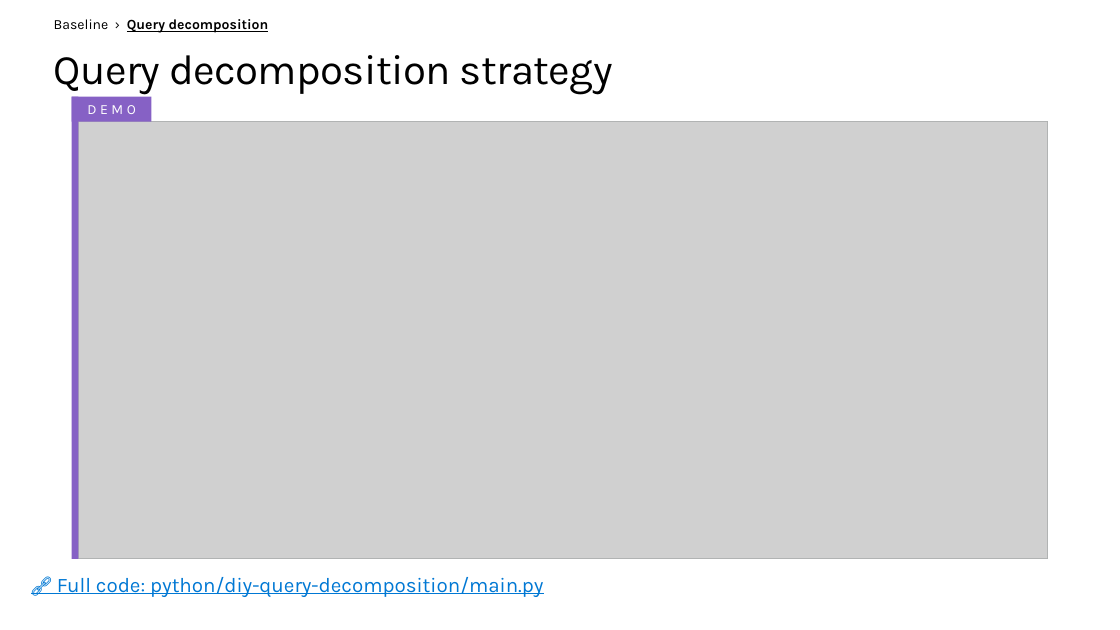
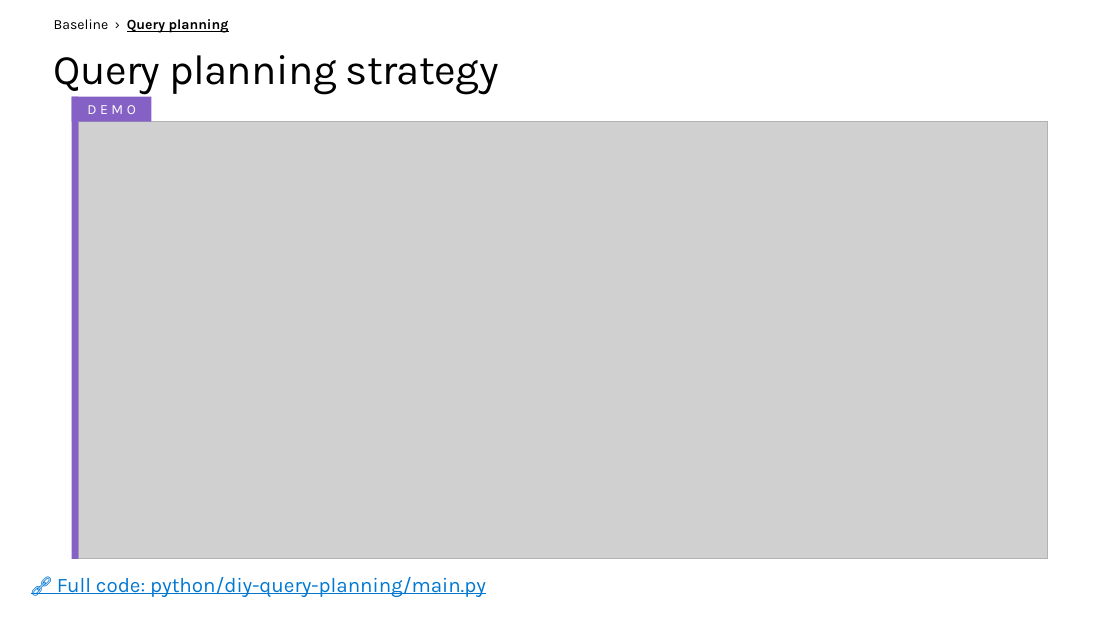
Before and after one commit to microsoft/ignite26-BRK300-building-agentic-retrieval-from-diy-to-foundry-iq, a slide deck: slide 15 of IgniteBRK300-WorkingDeck.pptx. Drawn at 1120x630 pixels with LibreOffice and Linux fonts; fonts in the diff are those of the drawing; grey boxes stand for pictures; background and template pictures are left out. Boxes give left, top, right and bottom in pixels: in the first picture for what was removed or moved away, otherwise in the second. Text is boxed around its words. In the diff, an @@ line names an element or a change of style, - is before the commit and + after.

Commit message:
More cleanups of query planning

```diff
--- a/IgniteBRK300-WorkingDeck.pptx
+++ b/IgniteBRK300-WorkingDeck.pptx
@@ text at <box>54,19,229,33</box>: text changed @@
-Baseline › Query decomposition
+Baseline › Query planning
@@ title at <box>54,55,499,95</box>: text changed @@
-Query decomposition strategy
+Query planning strategy
@@ text at <box>57,577,486,597</box>: text changed @@
-🔗 Full code: python/diy-query-decomposition/main.py
+🔗 Full code: python/diy-query-planning/main.py
```
Also in this commit, not shown: 16 other slides changed, 15 slides removed, 38 other files.
